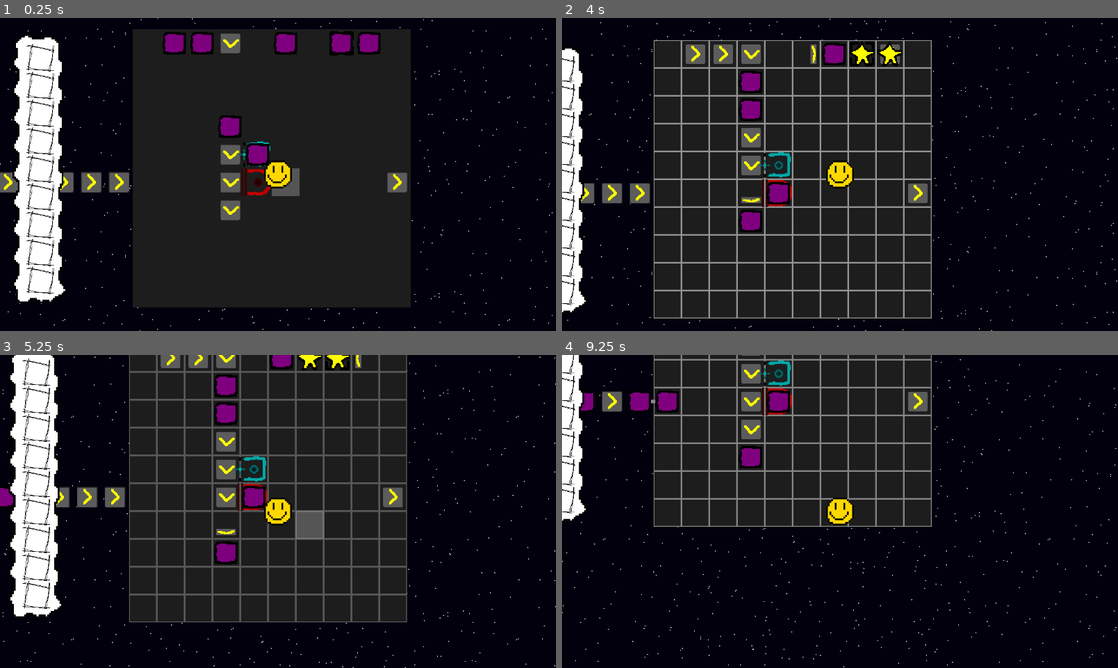
Above: before the commit, frames 1-4 (two rows, left to right).
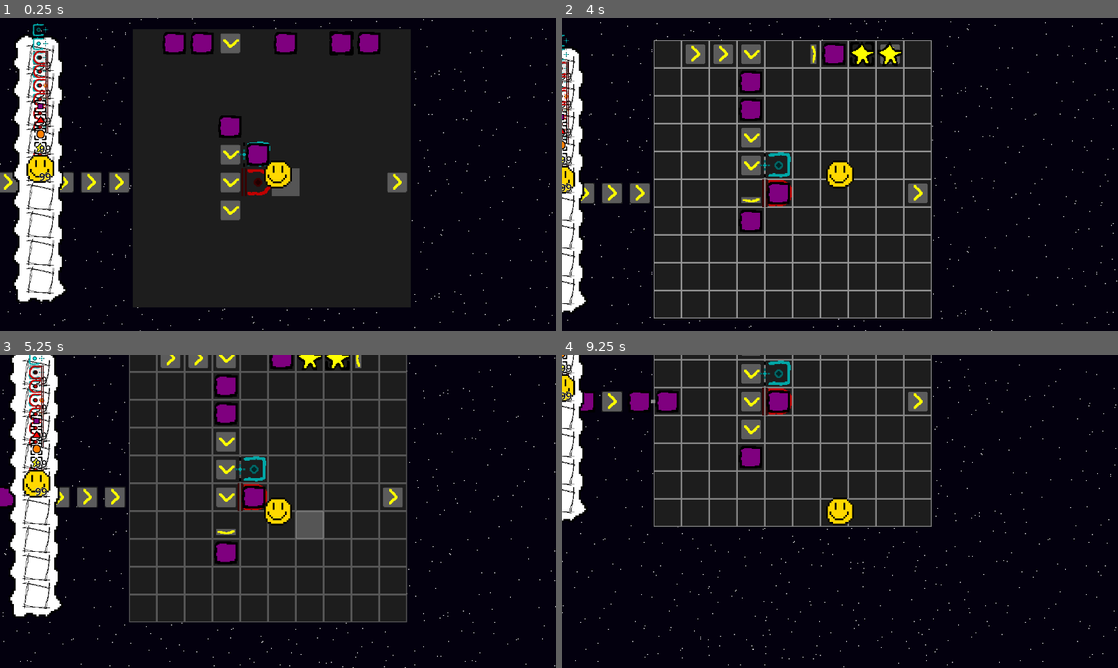
Above: after the commit, the same moments.

Repository: Stev51/gmtk-jam-2025
Game: Godot game, scene res://scenes/main.tscn
Same seed, same stepped clock (60 frames per second), same inputs: the game is played once before the commit and once after it.
Inputs (mouse positions are in pixels of both pictures, inside the frame that each line leads up to):
- Up to frame 1 (0.25 s): no input
- Up to frame 2 (4 s): tap Enter at 0.5 s; move the mouse to (962, 158) at 0.52 s; hold Right (ui_right) 0.53-1.28 s; tap E every 0.75 s from 0.6 to 3.6 s; click (962, 158) at 0.67 s; move the mouse to (728, 190) at 1.27 s; hold Down (ui_down) 1.28-2.03 s; move the mouse to (895, 105) at 2.02 s; hold Right (ui_right) 2.03-2.78 s; move the mouse to (812, 237) at 2.77 s; hold Up (ui_up) 2.78-3.53 s; click (812, 237) at 2.92 s; move the mouse to (1006, 221) at 3.52 s; hold Left (ui_left) from 3.53 s (still down)
- Up to frame 3 (5.25 s): move the mouse to (111, 464) at 4.27 s; tap E at 4.35, 5.1 s; move the mouse to (305, 511) at 5.02 s; release Left (ui_left) at 5.03 s; hold Down (ui_down) from 5.03 s (still down); click (305, 511) at 5.17 s
- Up to frame 4 (9.25 s): move the mouse to (756, 433) at 5.77 s; release Down (ui_down) at 5.78 s; hold Right (ui_right) 5.78-6.53 s; tap E every 0.75 s from 5.85 to 8.85 s; move the mouse to (962, 495) at 6.52 s; hold Up (ui_up) 6.53-7.28 s; move the mouse to (728, 527) at 7.27 s; hold Right (ui_right) 7.28-8.03 s; click (728, 527) at 7.42 s; move the mouse to (895, 442) at 8.02 s; hold Down (ui_down) 8.03-8.78 s; move the mouse to (812, 574) at 8.77 s; hold Left (ui_left) from 8.78 s (still down)

The runs differ from the first frame. In frame 1, 1.2% of the frame differs, in the area x 4-10%, y 1-53%; in frame 2, 0.6%; in frame 3, 1.1%; in frame 4, 0.2%.

Commit message:
Added item types and connected to mechs

Diff:
--- a/inventory/inventories/player_inventory.tres
+++ b/inventory/inventories/player_inventory.tres
@@ -1,31 +1,41 @@
-[gd_resource type="Resource" script_class="Inventory" load_steps=12 format=3 uid="uid://bbsiqxqyr53rv"]
+[gd_resource type="Resource" script_class="Inventory" load_steps=17 format=3 uid="uid://bbsiqxqyr53rv"]
 
 [ext_resource type="Script" uid="uid://61qtp4yecd6c" path="res://inventory/inv_slot.gd" id="2_8rf0j"]
 [ext_resource type="Script" uid="uid://8yw4a31pekos" path="res://inventory/inventory.gd" id="3_22j7m"]
+[ext_resource type="Resource" uid="uid://4mmmjg0jaf0i" path="res://inventory/items/box_item.tres" id="3_84qvq"]
+[ext_resource type="Resource" uid="uid://b4g76ggvk3mtt" path="res://inventory/items/combiner_item.tres" id="4_g4t3a"]
+[ext_resource type="Resource" uid="uid://c42mbpne8e7la" path="res://inventory/items/cutter_item.tres" id="5_05iwv"]
+[ext_resource type="Resource" uid="uid://dkql14l3a3obm" path="res://inventory/items/painter_item.tres" id="6_vow7e"]
+[ext_resource type="Resource" uid="uid://dj14u68m5ir8u" path="res://inventory/items/pusher_item.tres" id="7_4vi8i"]
 
 [sub_resource type="Resource" id="Resource_8rf0j"]
 script = ExtResource("2_8rf0j")
-amount = 0
+item = ExtResource("3_84qvq")
+amount = 99
 metadata/_custom_type_script = "uid://61qtp4yecd6c"
 
 [sub_resource type="Resource" id="Resource_23tb2"]
 script = ExtResource("2_8rf0j")
-amount = 0
+item = ExtResource("4_g4t3a")
+amount = 99
 metadata/_custom_type_script = "uid://61qtp4yecd6c"
 
 [sub_resource type="Resource" id="Resource_segta"]
 script = ExtResource("2_8rf0j")
-amount = 0
+item = ExtResource("5_05iwv")
+amount = 99
 metadata/_custom_type_script = "uid://61qtp4yecd6c"
 
 [sub_resource type="Resource" id="Resource_22j7m"]
 script = ExtResource("2_8rf0j")
-amount = 0
+item = ExtResource("6_vow7e")
+amount = 99
 metadata/_custom_type_script = "uid://61qtp4yecd6c"
 
 [sub_resource type="Resource" id="Resource_646ag"]
 script = ExtResource("2_8rf0j")
-amount = 0
+item = ExtResource("7_4vi8i")
+amount = 99
 metadata/_custom_type_script = "uid://61qtp4yecd6c"
 
 [sub_resource type="Resource" id="Resource_84qvq"]
--- /dev/null
+++ b/inventory/items/box_item.tres
@@ -0,0 +1,12 @@
+[gd_resource type="Resource" script_class="InventoryItem" load_steps=4 format=3 uid="uid://4mmmjg0jaf0i"]
+
+[ext_resource type="Script" uid="uid://cwu4lcg06dqqg" path="res://scripts/mechanism/box.gd" id="1_3jotf"]
+[ext_resource type="Script" uid="uid://dph3jhuv06vye" path="res://inventory/inventory_item.gd" id="2_3333x"]
+[ext_resource type="Texture2D" uid="uid://dv0a8f2cnshkr" path="res://assets/img/box/box.png" id="3_l112i"]
+
+[resource]
+script = ExtResource("2_3333x")
+name = "Box"
+texture = ExtResource("3_l112i")
+placed_mech = ExtResource("1_3jotf")
+metadata/_custom_type_script = "uid://dph3jhuv06vye"
--- /dev/null
+++ b/inventory/items/combiner_item.tres
@@ -0,0 +1,12 @@
+[gd_resource type="Resource" script_class="InventoryItem" load_steps=4 format=3 uid="uid://b4g76ggvk3mtt"]
+
+[ext_resource type="Script" uid="uid://bgrd02vfhhk7h" path="res://scripts/mechanism/combiner.gd" id="1_i7f8n"]
+[ext_resource type="Script" uid="uid://dph3jhuv06vye" path="res://inventory/inventory_item.gd" id="2_2kqm6"]
+[ext_resource type="Texture2D" uid="uid://dn88fsrs1bucd" path="res://assets/img/combiner.png" id="3_li0ln"]
+
+[resource]
+script = ExtResource("2_2kqm6")
+name = "Combiner"
+texture = ExtResource("3_li0ln")
+placed_mech = ExtResource("1_i7f8n")
+metadata/_custom_type_script = "uid://dph3jhuv06vye"
--- /dev/null
+++ b/inventory/items/cutter_item.tres
@@ -0,0 +1,12 @@
+[gd_resource type="Resource" script_class="InventoryItem" load_steps=4 format=3 uid="uid://c42mbpne8e7la"]
+
+[ext_resource type="Script" uid="uid://by0ja1e8oqd6o" path="res://scripts/mechanism/cutter.gd" id="1_ru325"]
+[ext_resource type="Script" uid="uid://dph3jhuv06vye" path="res://inventory/inventory_item.gd" id="2_wlqtn"]
+[ext_resource type="Texture2D" uid="uid://cc6s0g5d3cux5" path="res://assets/img/cutter.png" id="3_vk8e1"]
+
+[resource]
+script = ExtResource("2_wlqtn")
+name = "Cutter"
+texture = ExtResource("3_vk8e1")
+placed_mech = ExtResource("1_ru325")
+metadata/_custom_type_script = "uid://dph3jhuv06vye"
--- /dev/null
+++ b/inventory/items/painter_item.tres
@@ -0,0 +1,12 @@
+[gd_resource type="Resource" script_class="InventoryItem" load_steps=4 format=3 uid="uid://dkql14l3a3obm"]
+
+[ext_resource type="Script" uid="uid://cs3rqldutb7sk" path="res://scripts/mechanism/painter.gd" id="1_37fag"]
+[ext_resource type="Script" uid="uid://dph3jhuv06vye" path="res://inventory/inventory_item.gd" id="2_dgyt5"]
+[ext_resource type="Texture2D" uid="uid://cg5vqyug4ady" path="res://assets/img/painter.png" id="3_atmsw"]
+
+[resource]
+script = ExtResource("2_dgyt5")
+name = "Painter"
+texture = ExtResource("3_atmsw")
+placed_mech = ExtResource("1_37fag")
+metadata/_custom_type_script = "uid://dph3jhuv06vye"
--- /dev/null
+++ b/inventory/items/pusher_item.tres
@@ -0,0 +1,12 @@
+[gd_resource type="Resource" script_class="InventoryItem" load_steps=4 format=3 uid="uid://dj14u68m5ir8u"]
+
+[ext_resource type="Script" uid="uid://kp7hudwun0i7" path="res://scripts/mechanism/pusher.gd" id="1_klkld"]
+[ext_resource type="Script" uid="uid://dph3jhuv06vye" path="res://inventory/inventory_item.gd" id="2_opvag"]
+[ext_resource type="Texture2D" uid="uid://ckt3ht6w0n3hg" path="res://assets/img/player.png" id="3_7jdnw"]
+
+[resource]
+script = ExtResource("2_opvag")
+name = "Pusher"
+texture = ExtResource("3_7jdnw")
+placed_mech = ExtResource("1_klkld")
+metadata/_custom_type_script = "uid://dph3jhuv06vye"
--- a/scripts/mechanism/box.gd
+++ b/scripts/mechanism/box.gd
@@ -9,7 +9,7 @@
 #}
 
 const NODE = preload("res://scenes/box.tscn")
-const ITEM = preload("res://inventory/items/test_item.tres")
+const ITEM = preload("res://inventory/items/box_item.tres")
 
 var color = BoxColor.PURPLE
 
--- a/scripts/mechanism/combiner.gd
+++ b/scripts/mechanism/combiner.gd
@@ -1,7 +1,7 @@
 class_name Combiner extends Mechanism
 
 const NODE = preload("res://scenes/combiner.tscn")
-const ITEM = preload("res://inventory/items/test_item.tres")
+const ITEM = preload("res://inventory/items/combiner_item.tres")
 
 var dir: Util.Direction
 
--- a/scripts/mechanism/cutter.gd
+++ b/scripts/mechanism/cutter.gd
@@ -1,7 +1,7 @@
 class_name Cutter extends Mechanism
 
 const NODE = preload("res://scenes/cutter.tscn")
-const ITEM = preload("res://inventory/items/test_item.tres")
+const ITEM = preload("res://inventory/items/cutter_item.tres")
 
 var dir: Util.Direction
 
--- a/scripts/mechanism/painter.gd
+++ b/scripts/mechanism/painter.gd
@@ -1,7 +1,7 @@
 class_name Painter extends Mechanism
 
 const NODE = preload("res://scenes/painter.tscn")
-const ITEM = preload("res://inventory/items/test_item.tres")
+const ITEM = preload("res://inventory/items/painter_item.tres")
 
 var color: Box.BoxColor = Box.BoxColor.PURPLE
 
--- a/scripts/mechanism/pusher.gd
+++ b/scripts/mechanism/pusher.gd
@@ -1,7 +1,7 @@
 class_name Pusher extends Mechanism
 
 const NODE = preload("res://scenes/pusher.tscn")
-const ITEM = preload("res://inventory/items/test_item.tres")
+const ITEM = preload("res://inventory/items/pusher_item.tres")
 
 var dir: Util.Direction
 var privileged: Mechanism.PushType
